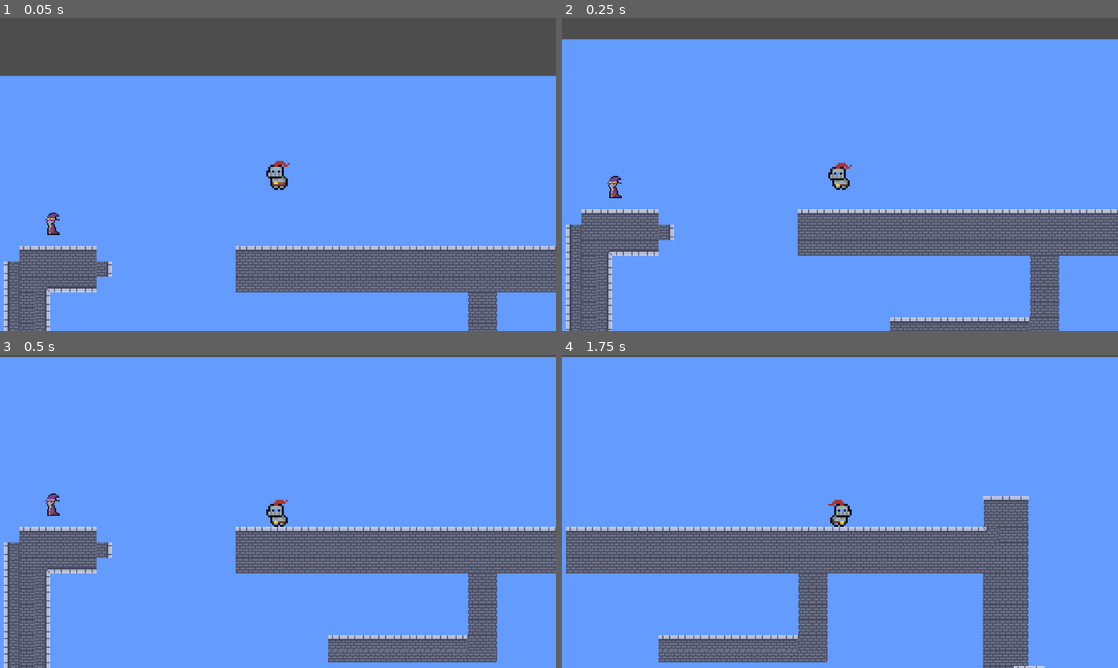
Above: before the commit, frames 1-4 (two rows, left to right).
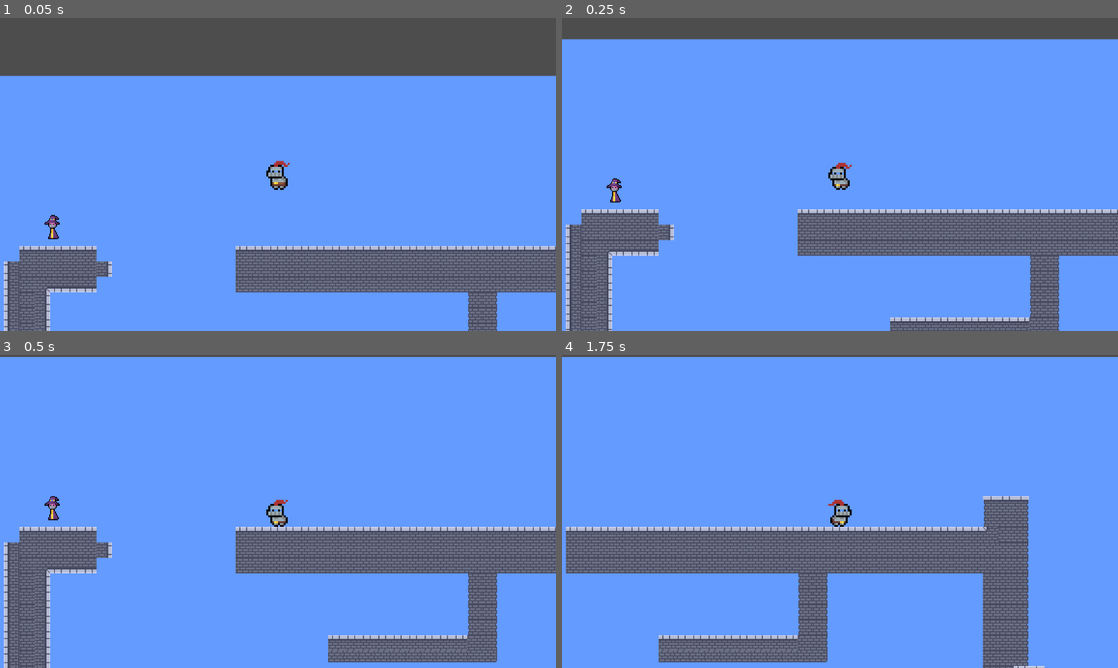
Above: after the commit, the same moments.

Repository: TheVugx/castle
Game: Godot game, scene res://Scenes/Game.tscn
Two runs of this game, one before a commit and one after it. Both use one fixed random seed, a clock stepped at 60 frames per second and the inputs below.
Inputs:
- Up to frame 1 (0.05 s): no input
- Up to frame 2 (0.25 s): no input
- Up to frame 3 (0.5 s): no input
- Up to frame 4 (1.75 s): tap Enter (ui_accept) at 0.5, 0.77, 1.52 s; hold Right (ui_right) from 0.53 s (still down)

The runs differ from the first frame. In frame 1, 0.2% of the frame differs, in the area x 8-11%, y 62-71%; in frame 2, 0.2%; in frame 3, 0.2%, in the area x 8-11%, y 44-53%; in frame 4, nothing differs.

Commit message:
nueva animacion y sprite del mago tambien se movio ligeramente el mago en las esenas para que quede bien

Diff:
--- a/Scenes/Componentes/Mago.tscn
+++ b/Scenes/Componentes/Mago.tscn
@@ -1,24 +1,139 @@
-[gd_scene load_steps=4 format=3 uid="uid://cb42myal8ixoh"]
+[gd_scene load_steps=7 format=3 uid="uid://cb42myal8ixoh"]
 
 [ext_resource type="Script" uid="uid://dbg21topi74db" path="res://Scripts/mago.gd" id="1_onvcy"]
-[ext_resource type="Texture2D" uid="uid://btmfsmcldsamc" path="res://Assets/Spritesheet.png" id="1_s6h42"]
+[ext_resource type="Texture2D" uid="uid://dt3cnc2ipfflo" path="res://Assets/Wizard/Wizard_02-Sheet.png" id="2_gmjl8"]
 
 [sub_resource type="RectangleShape2D" id="RectangleShape2D_onvcy"]
-size = Vector2(8, 21)
+size = Vector2(9, 23)
+
+[sub_resource type="Animation" id="Animation_vs4pc"]
+resource_name = "idle"
+length = 0.2
+loop_mode = 1
+tracks/0/type = "value"
+tracks/0/imported = false
+tracks/0/enabled = true
+tracks/0/path = NodePath("Sprite2D:texture")
+tracks/0/interp = 1
+tracks/0/loop_wrap = true
+tracks/0/keys = {
+"times": PackedFloat32Array(0),
+"transitions": PackedFloat32Array(1),
+"update": 1,
+"values": [ExtResource("2_gmjl8")]
+}
+tracks/1/type = "value"
+tracks/1/imported = false
+tracks/1/enabled = true
+tracks/1/path = NodePath("Sprite2D:hframes")
+tracks/1/interp = 1
+tracks/1/loop_wrap = true
+tracks/1/keys = {
+"times": PackedFloat32Array(0),
+"transitions": PackedFloat32Array(1),
+"update": 1,
+"values": [3]
+}
+tracks/2/type = "value"
+tracks/2/imported = false
+tracks/2/enabled = true
+tracks/2/path = NodePath("Sprite2D:vframes")
+tracks/2/interp = 1
+tracks/2/loop_wrap = true
+tracks/2/keys = {
+"times": PackedFloat32Array(0),
+"transitions": PackedFloat32Array(1),
+"update": 1,
+"values": [1]
+}
+tracks/3/type = "value"
+tracks/3/imported = false
+tracks/3/enabled = true
+tracks/3/path = NodePath("Sprite2D:frame")
+tracks/3/interp = 1
+tracks/3/loop_wrap = true
+tracks/3/keys = {
+"times": PackedFloat32Array(0, 0.1, 0.2),
+"transitions": PackedFloat32Array(1, 1, 1),
+"update": 1,
+"values": [0, 1, 2]
+}
+
+[sub_resource type="Animation" id="Animation_speuy"]
+length = 0.001
+tracks/0/type = "value"
+tracks/0/imported = false
+tracks/0/enabled = true
+tracks/0/path = NodePath("Sprite2D:texture")
+tracks/0/interp = 1
+tracks/0/loop_wrap = true
+tracks/0/keys = {
+"times": PackedFloat32Array(0),
+"transitions": PackedFloat32Array(1),
+"update": 1,
+"values": [ExtResource("2_gmjl8")]
+}
+tracks/1/type = "value"
+tracks/1/imported = false
+tracks/1/enabled = true
+tracks/1/path = NodePath("Sprite2D:hframes")
+tracks/1/interp = 1
+tracks/1/loop_wrap = true
+tracks/1/keys = {
+"times": PackedFloat32Array(0),
+"transitions": PackedFloat32Array(1),
+"update": 1,
+"values": [3]
+}
+tracks/2/type = "value"
+tracks/2/imported = false
+tracks/2/enabled = true
+tracks/2/path = NodePath("Sprite2D:vframes")
+tracks/2/interp = 1
+tracks/2/loop_wrap = true
+tracks/2/keys = {
+"times": PackedFloat32Array(0),
+"transitions": PackedFloat32Array(1),
+"update": 1,
+"values": [1]
+}
+tracks/3/type = "value"
+tracks/3/imported = false
+tracks/3/enabled = true
+tracks/3/path = NodePath("Sprite2D:frame")
+tracks/3/interp = 1
+tracks/3/loop_wrap = true
+tracks/3/keys = {
+"times": PackedFloat32Array(0),
+"transitions": PackedFloat32Array(1),
+"update": 1,
+"values": [0]
+}
+
+[sub_resource type="AnimationLibrary" id="AnimationLibrary_gbypx"]
+_data = {
+&"RESET": SubResource("Animation_speuy"),
+&"idle": SubResource("Animation_vs4pc")
+}
 
 [node name="Mago" type="CharacterBody2D"]
 script = ExtResource("1_onvcy")
 
 [node name="Sprite2D" type="Sprite2D" parent="."]
 texture_filter = 1
-texture = ExtResource("1_s6h42")
-region_enabled = true
+texture = ExtResource("2_gmjl8")
+hframes = 3
 region_rect = Rect2(32, 9, 16, 23)
 
 [node name="CollisionShape2D" type="CollisionShape2D" parent="."]
-position = Vector2(0, 1)
+position = Vector2(0.5, 4.5)
 shape = SubResource("RectangleShape2D_onvcy")
 
 [node name="Timer" type="Timer" parent="."]
 
+[node name="AnimationPlayer" type="AnimationPlayer" parent="."]
+libraries = {
+&"": SubResource("AnimationLibrary_gbypx")
+}
+
 [connection signal="timeout" from="Timer" to="." method="_on_timer_timeout"]
--- a/Scenes/MundoPrueba.tscn
+++ b/Scenes/MundoPrueba.tscn
@@ -15,5 +15,5 @@
 position = Vector2(49, 19)
 
 [node name="Mago" parent="." instance=ExtResource("3_sotc0")]
-position = Vector2(541, 188)
+position = Vector2(541, 179)
 scale = Vector2(2, 2)
--- a/Scenes/MundoPrueba2.tscn
+++ b/Scenes/MundoPrueba2.tscn
@@ -54,7 +54,7 @@
 tile_set = SubResource("TileSet_w1sfw")
 
 [node name="Mago" parent="." instance=ExtResource("2_bbfof")]
-position = Vector2(592, 124)
+position = Vector2(592, 115)
 scale = Vector2(2, 2)
 
 [node name="knight" parent="." instance=ExtResource("3_hdvyq")]
--- a/Scripts/mago.gd
+++ b/Scripts/mago.gd
@@ -2,13 +2,18 @@
 
 @onready var sprite := $Sprite2D
 @onready var timer := $Timer
+@onready var animationPlayer = $AnimationPlayer
 var direction = 1
 
 func _ready():
 	timer.wait_time = 0.6
 	timer.start()
 
+func update_state() -> void:
+	animationPlayer.play("idle")
+
 func _physics_process(delta):
+	update_state()
 	if direction == 1:
 		sprite.flip_h = false
 	elif direction == -1:
